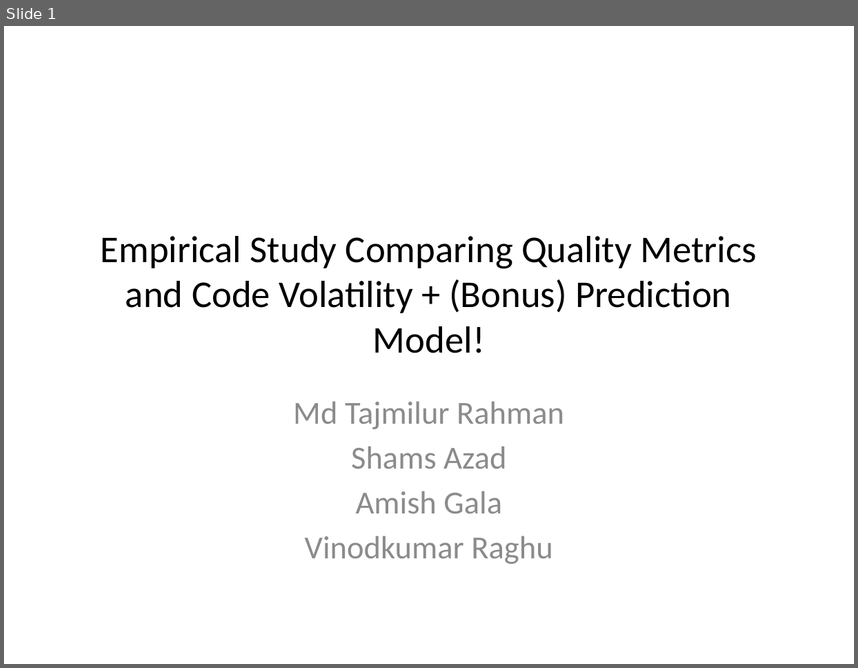
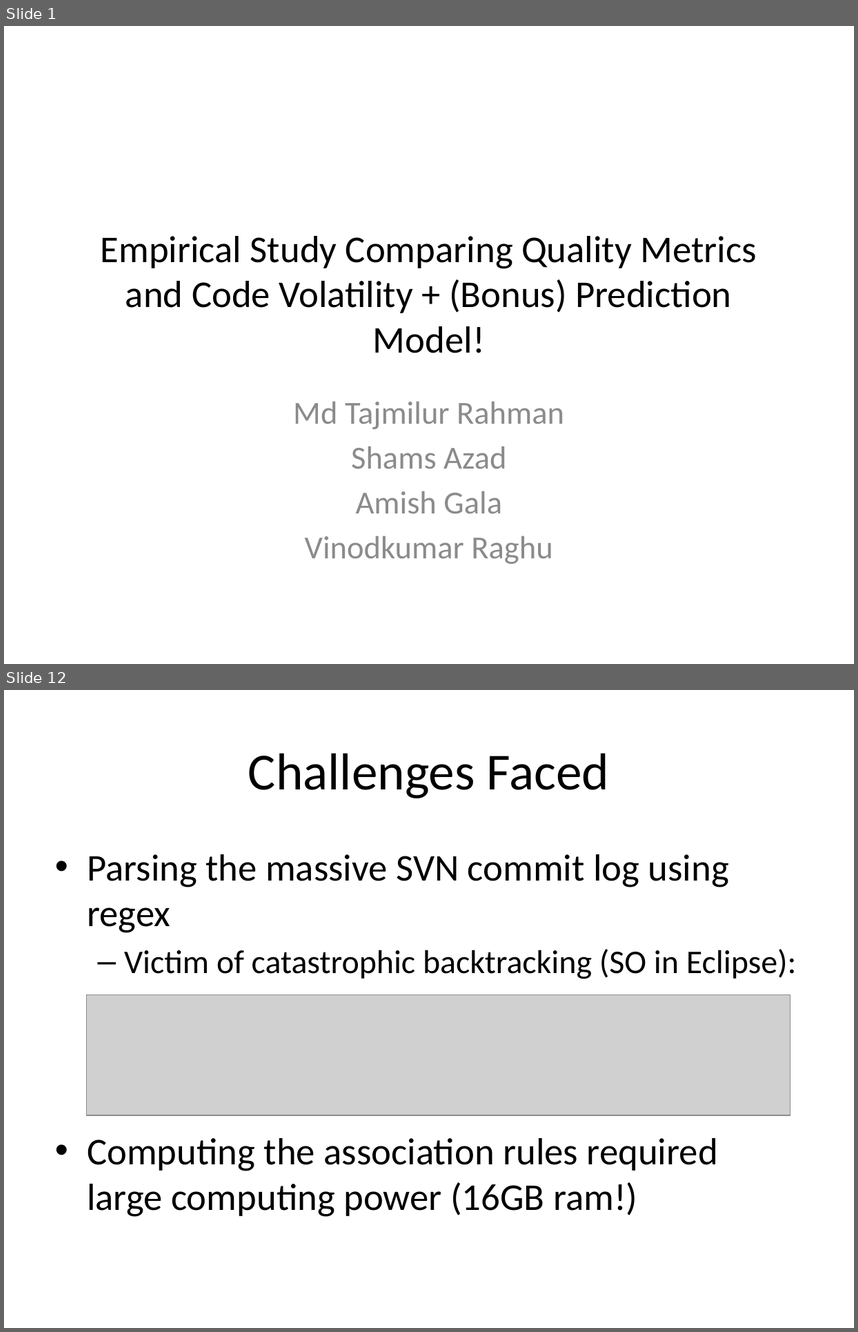
Before and after one commit to tajmilur-rahman/SOEN6611, a slide deck: milestones/Group_Presentation_Volatility.pptx. Shown one above the other, each under a label of ours: slide 1 before the commit, slides 1 and 12 after it; the slides between them are not shown. The pictures are 858x668 and 858x1332 pixels, drawn with LibreOffice and Linux fonts; fonts in the diff are those of the drawing; grey boxes stand for pictures. Boxes give left, top, right and bottom in pixels: in the first picture for what was removed or moved away, otherwise in the second. Text is boxed around its words. In the diff, an @@ line names an element or a change of style, - is before the commit and + after.

```diff
--- a/milestones/Group_Presentation_Volatility.pptx
+++ b/milestones/Group_Presentation_Volatility.pptx
@@ slide 12 added at (4, 690, 854, 1328), background #FFFFFF @@
@@ title added at (248, 753, 609, 798), 44 pt, text #000000 @@
+Challenges Faced
@@ text added at (87, 854, 797, 1216), 32 pt, text #000000 @@
+• Parsing the massive SVN commit log using regex
+  – Victim of catastrophic backtracking (SO in Eclipse):
+• Computing the association rules required large computing power (16GB ram!)
@@ picture added at (87, 994, 791, 1115) @@
```
Also in this commit, not shown: 4 slides changed, 6 other slides added, 1 slide removed.
